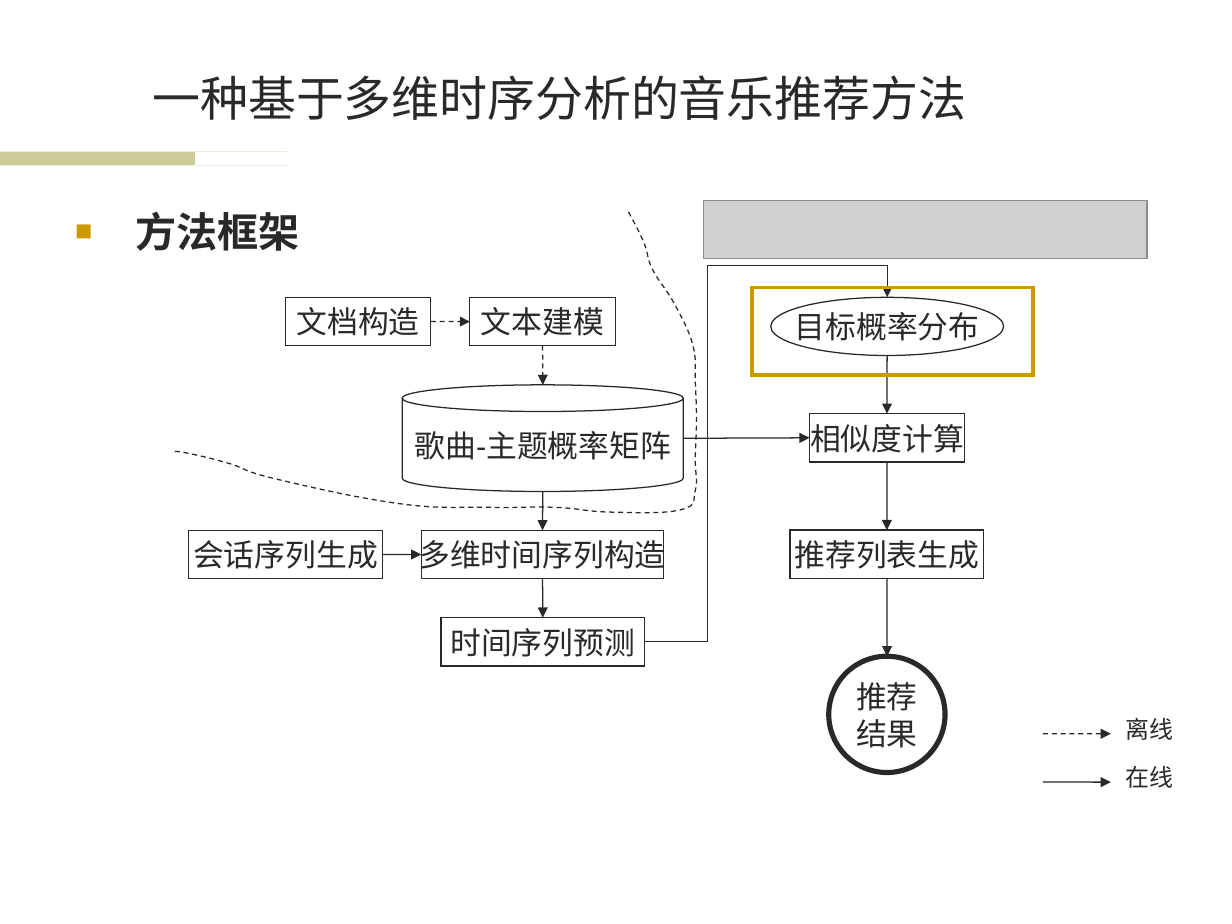
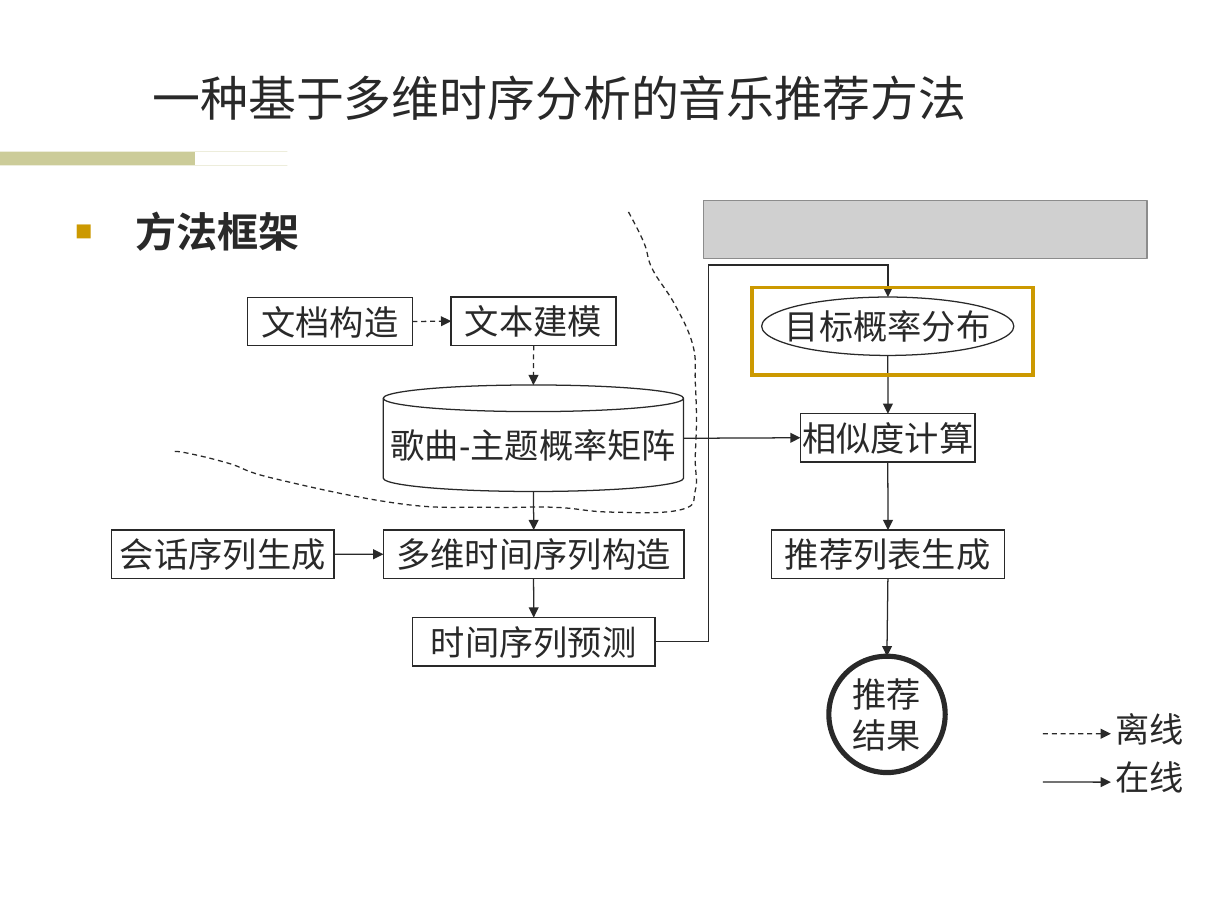
Before and after one commit to wwssttt/NJUThesis, a slide deck: slide 7 of ppt/一种基于时间序列分析的个性化音乐推荐系统及其实现.ppt. Drawn at 1232x924 pixels with LibreOffice and Linux fonts; fonts in the diff are those of the drawing; grey boxes stand for pictures; background and template pictures are left out. Boxes give left, top, right and bottom in pixels: in the first picture for what was removed or moved away, otherwise in the second. Text is boxed around its words. In the diff, an @@ line names an element or a change of style, - is before the commit and + after.

Commit message:
ppt2.0

```diff
--- a/ppt/一种基于时间序列分析的个性化音乐推荐系统及其实现.ppt
+++ b/ppt/一种基于时间序列分析的个性化音乐推荐系统及其实现.ppt
@@ elbow arrow moved from (644, 642) - (887, 297) to (655, 642) - (888, 297) @@
@@ rectangle "文档构造": place and size @@
-rectangle "文档构造" at box(286, 297, 431, 345)
+rectangle "文档构造" at box(248, 297, 413, 345)
@@ rectangle "文本建模": place and size @@
-rectangle "文本建模" at box(469, 297, 615, 345)
+rectangle "文本建模" at box(451, 297, 616, 345)
@@ ellipse "目标概率分布": place and size @@
-ellipse "目标概率分布" at box(771, 297, 1004, 355)
+ellipse "目标概率分布" at box(761, 297, 1014, 355)
@@ arrow moved from (431, 322) - (469, 322) to (413, 322) - (451, 322) @@
@@ 3 arrows: place and size @@
-3 arrows at box(542, 346, 543, 617)
+3 arrows at box(533, 345, 533, 617)
@@ cylinder "歌曲-主题概率矩阵": place and size @@
-cylinder "歌曲-主题概率矩阵" at box(402, 384, 683, 492)
+cylinder "歌曲-主题概率矩阵" at box(383, 386, 684, 492)
@@ rectangle "相似度计算": place and size @@
-rectangle "相似度计算" at box(809, 414, 965, 462)
+rectangle "相似度计算" at box(801, 414, 976, 462)
@@ arrow moved from (684, 439) - (809, 437) to (684, 439) - (801, 437) @@
@@ size 18 to 20 pt in 10 elements at box(829, 657, 945, 772), box(761, 297, 1014, 355), box(383, 386, 684, 492), box(801, 414, 976, 462), box(451, 297, 616, 345), box(771, 530, 1004, 578), box(413, 617, 655, 665), box(248, 297, 413, 345), box(383, 530, 684, 578), box(112, 530, 335, 578) @@
@@ rectangle "会话序列生成": place and size @@
-rectangle "会话序列生成" at box(188, 530, 382, 578)
+rectangle "会话序列生成" at box(112, 530, 335, 578)
@@ rectangle "多维时间序列构造": place and size @@
-rectangle "多维时间序列构造" at box(421, 530, 664, 578)
+rectangle "多维时间序列构造" at box(383, 530, 684, 578)
@@ rectangle "推荐列表生成": place and size @@
-rectangle "推荐列表生成" at box(790, 530, 983, 578)
+rectangle "推荐列表生成" at box(771, 530, 1004, 578)
@@ arrow moved from (383, 554) - (421, 554) to (334, 554) - (383, 554) @@
@@ rectangle "时间序列预测": place and size @@
-rectangle "时间序列预测" at box(441, 617, 644, 665)
+rectangle "时间序列预测" at box(413, 617, 655, 665)
@@ text "离线" at box(1115, 713, 1183, 745): size 14 to 20 pt @@
@@ text "在线" at box(1115, 761, 1183, 793): size 14 to 20 pt @@
```
Also in this commit, not shown: 13 other slides changed.
